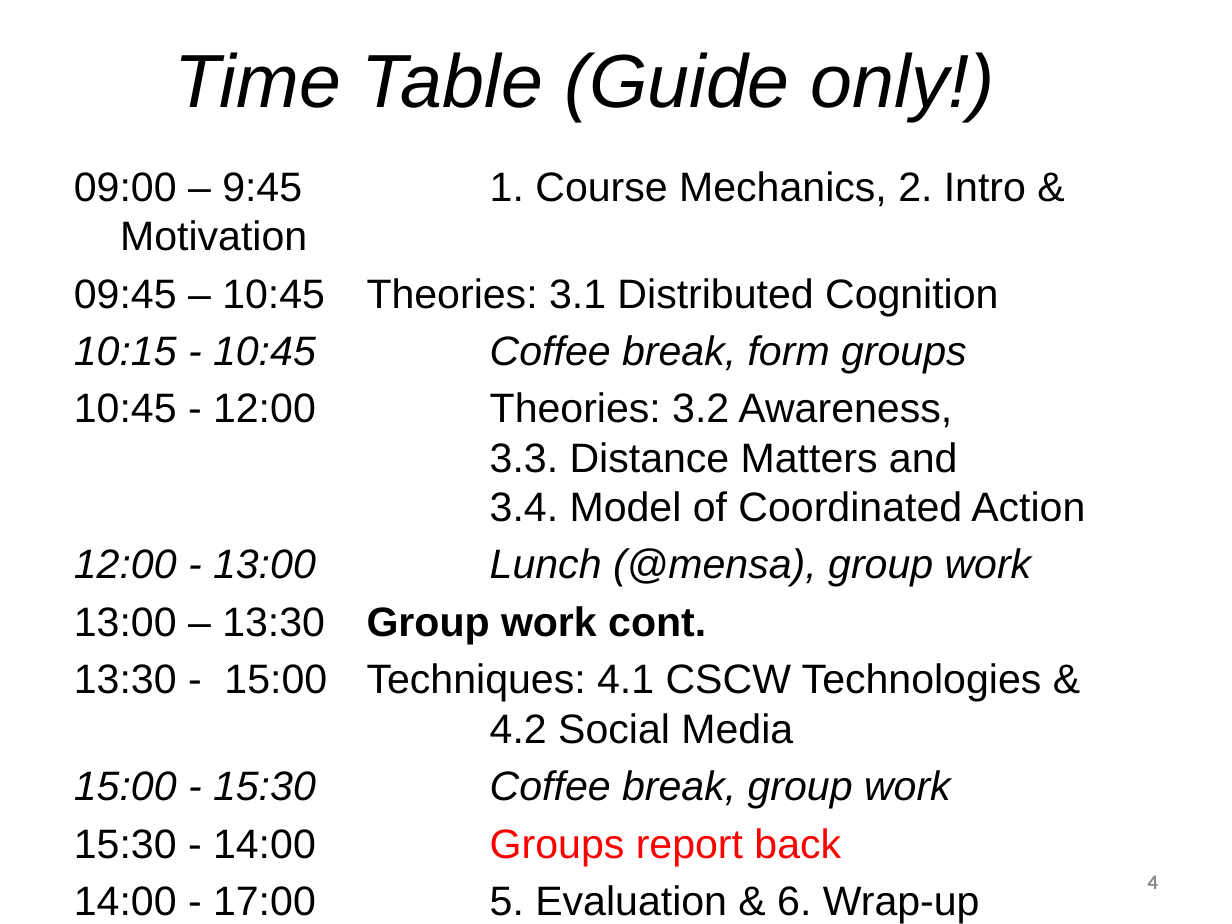
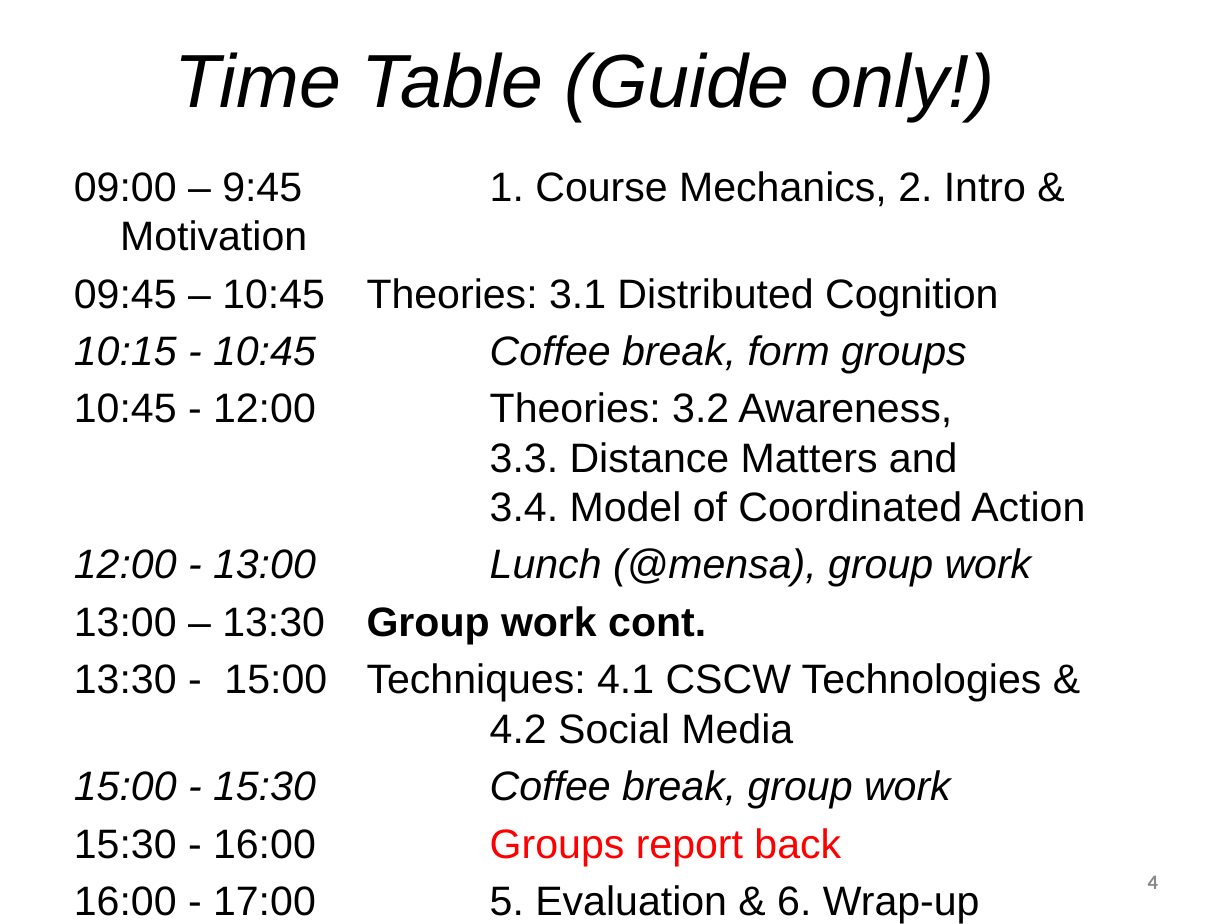
Before and after one commit to margaretstorey/cscwzurich, a slide deck: slide 4 of slides/1. course mechanics.pptx. Drawn at 1232x924 pixels with LibreOffice and Linux fonts; fonts in the diff are those of the drawing. Boxes give left, top, right and bottom in pixels: in the first picture for what was removed or moved away, otherwise in the second. Text is boxed around its words. In the diff, an @@ line names an element or a change of style, - is before the commit and + after.

Commit message:
Updated timetable

```diff
--- a/slides/1. course mechanics.pptx
+++ b/slides/1. course mechanics.pptx
@@ text at <box>74,828,980,923</box>: text changed @@
-15:30 - 14:00 Groups report back
-14:00 - 17:00 5. Evaluation & 6. Wrap-up
+15:30 - 16:00 Groups report back
+16:00 - 17:00 5. Evaluation & 6. Wrap-up
```
